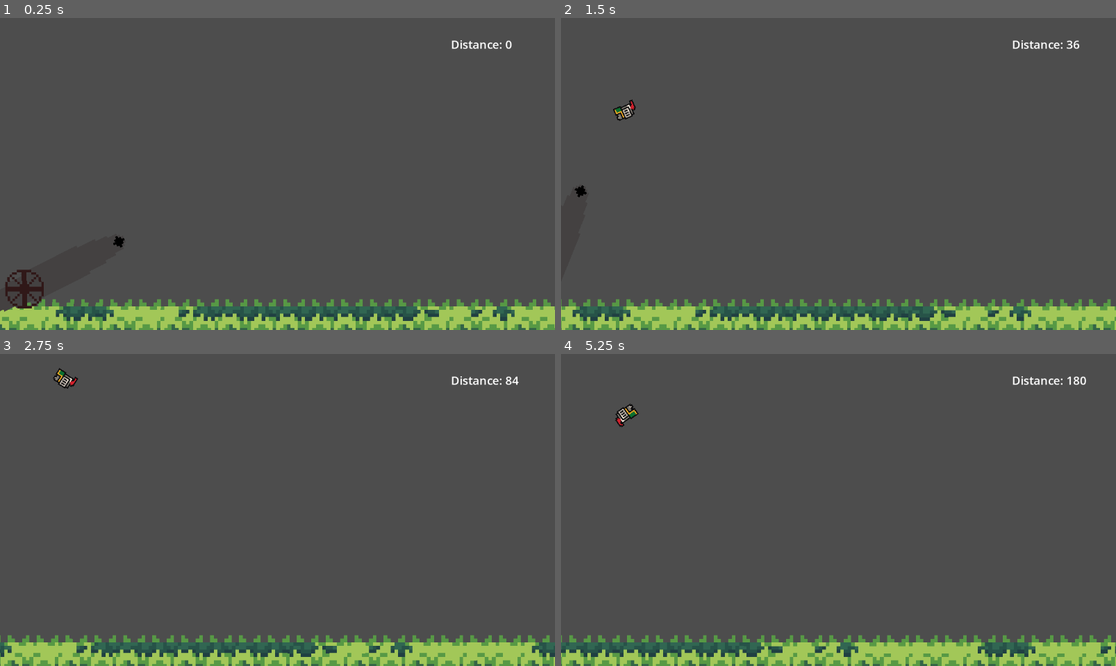
Above: before the commit, frames 1-4 (two rows, left to right).
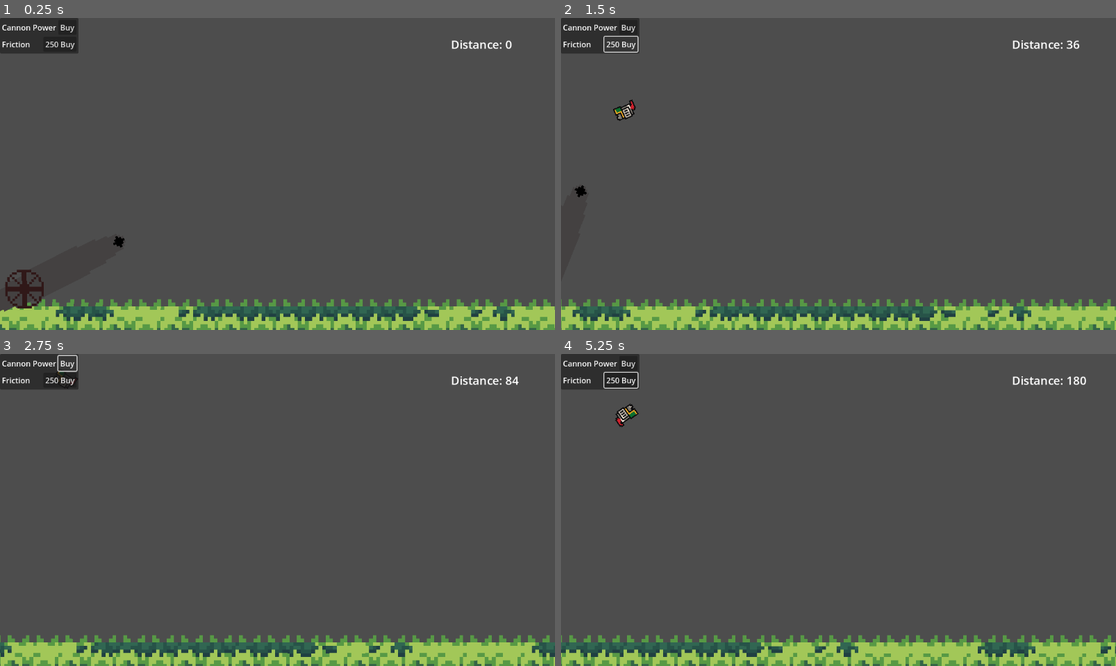
Above: after the commit, the same moments.

Repository: Alexzmerana/GoHomeGame
Game: Godot game, scene res://scenes/game.tscn
Two runs of this game, one before a commit and one after it. Both use one fixed random seed, a clock stepped at 60 frames per second and the inputs below.
Inputs (mouse positions are in pixels of both pictures, inside the frame that each line leads up to):
- Up to frame 1 (0.25 s): no input
- Up to frame 2 (1.5 s): click (627, 27) at 0.5 s, where only the run after the commit has a clickable "Buy"; click (622, 42) at 1.25 s, where only the run after the commit has a clickable "250 Buy"
- Up to frame 3 (2.75 s): click (66, 363) at 2 s, where only the run after the commit has a clickable "Buy"
- Up to frame 4 (5.25 s): click (622, 378) at 2.75 s, where only the run after the commit has a clickable "250 Buy"; click (627, 363) at 3.5 s, where only the run after the commit has a clickable "Buy"; click (622, 378) at 4.25 s, where only the run after the commit has a clickable "250 Buy"; move the mouse to (960, 494) at 5.02 s; click (960, 494) at 5.1 s

The runs differ from the first frame. In frame 1, 1.5% of the frame differs, in the area x 0-15%, y 0-12%; in frame 2, 1.3%; in frame 3, 1.3%; in frame 4, 1.5%.
Error after the commit: Parse Error: Unexpected "$" in class body. (res://scripts/shop_menu.gd:2)

Commit message:
Shop menu

Diff:
--- a/scenes/shop_menu.tscn
+++ b/scenes/shop_menu.tscn
@@ -1,22 +1,44 @@
-[gd_scene load_steps=0 format=3 uid="uid://1qvtybxqip7e"]
+[gd_scene load_steps=2 format=3 uid="uid://1qvtybxqip7e"]
+
+[ext_resource type="Script" uid="uid://d2qcd5wvppb1b" path="res://scripts/shop_menu.gd" id="1_uj65v"]
 
 [node name="ShopMenu" type="CanvasLayer"]
+script = ExtResource("1_uj65v")
 
-[node name="TabBar" type="TabBar" parent="."]
+[node name="PanelContainer" type="PanelContainer" parent="."]
 offset_right = 40.0
 offset_bottom = 40.0
 
-[node name="Label" type="Label" parent="TabBar"]
-layout_mode = 0
-offset_right = 40.0
-offset_bottom = 23.0
+[node name="MarginContainer" type="MarginContainer" parent="PanelContainer"]
+layout_mode = 2
+theme_override_constants/margin_left = 4
+theme_override_constants/margin_top = 4
+theme_override_constants/margin_right = 4
+theme_override_constants/margin_bottom = 4
 
-[node name="Label2" type="Label" parent="TabBar"]
-layout_mode = 0
-offset_right = 40.0
-offset_bottom = 23.0
+[node name="VBoxContainer" type="VBoxContainer" parent="PanelContainer/MarginContainer"]
+layout_mode = 2
 
-[node name="Label3" type="Label" parent="TabBar"]
-layout_mode = 0
-offset_right = 40.0
-offset_bottom = 23.0
+[node name="HBoxContainer" type="HBoxContainer" parent="PanelContainer/MarginContainer/VBoxContainer"]
+layout_mode = 2
+
+[node name="Label" type="Label" parent="PanelContainer/MarginContainer/VBoxContainer/HBoxContainer"]
+layout_mode = 2
+text = "Cannon Power"
+
+[node name="Button" type="Button" parent="PanelContainer/MarginContainer/VBoxContainer/HBoxContainer"]
+layout_mode = 2
+text = "Buy"
+
+[node name="HBoxContainer2" type="HBoxContainer" parent="PanelContainer/MarginContainer/VBoxContainer"]
+layout_mode = 2
+
+[node name="Label" type="Label" parent="PanelContainer/MarginContainer/VBoxContainer/HBoxContainer2"]
+layout_mode = 2
+size_flags_horizontal = 3
+size_flags_stretch_ratio = 2.0
+text = "Friction "
+
+[node name="Button" type="Button" parent="PanelContainer/MarginContainer/VBoxContainer/HBoxContainer2"]
+layout_mode = 2
+text = "250 Buy"
--- a/scripts/shop_menu.gd
+++ b/scripts/shop_menu.gd
@@ -1,5 +1,12 @@
 extends CanvasLayer
-
+$"."
+var shop_hash := {
+	"upgrades" : [
+		{"name" : "Cannon Power v1", "cost" : 500},
+		{"name" : "Cannon Power v2", "cost" : 1000},
+		{"name" : "Cannon Power v3", "cost" : 1500}
+	]
+}
 
 # Called when the node enters the scene tree for the first time.
 func _ready() -> void:
